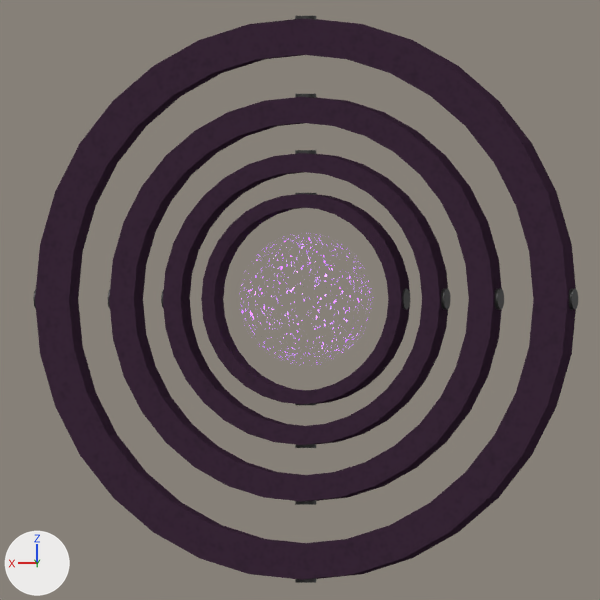
Two versions of the Blender file RiskOfRelics/src/main/resources/riskOfRelicsResources/models/ambry.blend, one commit apart.
Both versions are drawn from the file's camera 'Camera'. The axes (+X, +Y, +Z) are drawn at lower left. The lights are the same throughout.
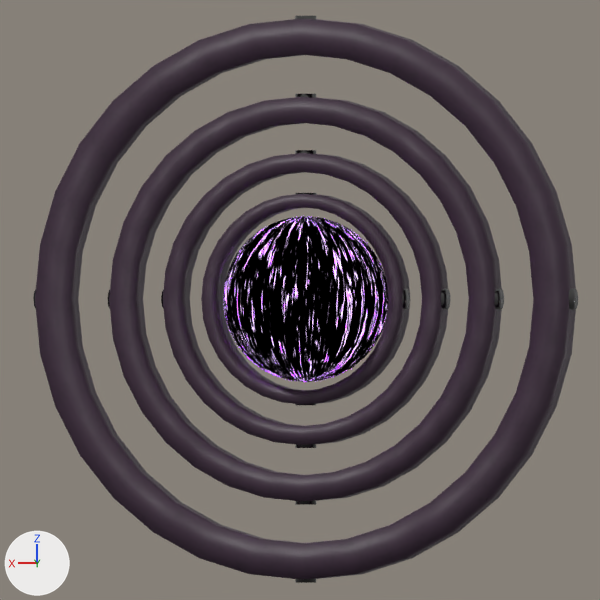
Location of each change, [x1, y1, x2, y2] in pixels of the pictures (600 x 600 px):
'Cylinder', surface changed, reshaped: [33, 16, 578, 583] in both
'Sphere', deleted: before [241, 238, 370, 363]
part 1 of me_cylinder, added: after [223, 216, 388, 382]
part 2 of me_cylinder, shading changed: [33, 16, 578, 583] in both

The change, as a diff of the scene's bpy script:
```diff
--- a/RiskOfRelics/src/main/resources/riskOfRelicsResources/models/ambry.blend.py
+++ b/RiskOfRelics/src/main/resources/riskOfRelicsResources/models/ambry.blend.py
@@ mat_material_001 @@
 n0 = _N.new('ShaderNodeOutputMaterial'); n0.name = 'Material Output'
-n1 = _N.new('ShaderNodeTexImage'); n1.name = 'Image Texture'
-n1.image = img_ambrydiff
+n3 = _N.new('ShaderNodeTexCoord'); n3.name = 'Texture Coordinate'
+n4 = _N.new('ShaderNodeMapping'); n4.name = 'Mapping'
 n2 = _N.new('ShaderNodeBsdfPrincipled'); n2.name = 'Principled BSDF'
@@ mat_material_001 @@
 n2.subsurface_method = 'RANDOM_WALK_SKIN'
-n2.inputs[2].default_value = 1.0  # 'Roughness'
-n2.inputs[13].default_value = 0.0  # 'Specular IOR Level'
+n1 = _N.new('ShaderNodeTexImage'); n1.name = 'Image Texture'
+n1.image = img_ambrydiff
 _L.new(n2.outputs[0], n0.inputs[0])  # 'BSDF' to 'Surface'
 _L.new(n1.outputs[0], n2.inputs[0])  # 'Color' to 'Base Color'
+_L.new(n3.outputs[2], n4.inputs[0])  # 'UV' to 'Vector'
+_L.new(n4.outputs[0], n1.inputs[0])  # 'Vector' to 'Vector'
@@ mat_material_002 @@
 n2 = _N.new('ShaderNodeBsdfPrincipled'); n2.name = 'Principled BSDF'
 n2.subsurface_method = 'RANDOM_WALK_SKIN'
-n2.inputs[0].default_value = (1.0, 1.0, 1.0, 1.0)  # 'Base Color', white #ffffff
-n2.inputs[2].default_value = 0.0  # 'Roughness'
+n2.inputs[2].default_value = 1.0  # 'Roughness'
+n2.inputs[13].default_value = 0.0  # 'Specular IOR Level'
 n2.inputs[28].default_value = 5.0  # 'Emission Strength'
@@ mat_material_002 @@
 n3 = _N.new('ShaderNodeTexImage'); n3.name = 'Image Texture.001'
 n1 = _N.new('ShaderNodeTexImage'); n1.name = 'Image Texture'
 n3.image = img_energyalpha
+n4 = _N.new('ShaderNodeTexCoord'); n4.name = 'Texture Coordinate'
+n5 = _N.new('ShaderNodeMapping'); n5.name = 'Mapping'
+n5.inputs[3].default_value = (1.0, 0.2, 1.0)  # 'Scale'
 _L.new(n2.outputs[0], n0.inputs[0])  # 'BSDF' to 'Surface'
 _L.new(n1.outputs[0], n2.inputs[27])  # 'Color' to 'Emission Color'
-_L.new(n3.outputs[0], n2.inputs[4])  # 'Color' to 'Alpha'
+_L.new(n4.outputs[2], n5.inputs[0])  # 'UV' to 'Vector'
+_L.new(n3.outputs[0], n2.inputs[0])  # 'Color' to 'Base Color'
+_L.new(n5.outputs[0], n3.inputs[0])  # 'Vector' to 'Vector'
+_L.new(n5.outputs[0], n1.inputs[0])  # 'Vector' to 'Vector'
@@ me_cylinder @@
 # used by ob_cylinder; location = (0.0, 0.0, 0.0); rotation_euler = (0.0, 0.0, 1.252), in degrees (0, 0, 72)
-me_cylinder.from_pydata(...)  # 1536 vertices, 1568 faces; spans x -0.14..0.14, y -2.69..2.69, z -2.69..2.69
+me_cylinder.from_pydata(...)  # 2018 vertices, 2080 faces; spans x -0.79..0.79, y -2.69..2.69, z -2.69..2.69
+# me_cylinder part 1: a new loose piece, a UV sphere (32 segments, 16 rings, poles along z) spanning x -0.79..0.79, y -0.79..0.79, z -0.79..0.79, in mat_material_002
+# me_cylinder part 2: 1568 kept faces spanning x -0.14..0.14, y -2.69..2.69, z -2.69..2.69 are now shaded smooth
 me_cylinder.materials.append(mat_material_001)
 me_cylinder.materials.append(mat_material)
+me_cylinder.materials.append(mat_material_002)
@@ ob_sphere @@
-ob_sphere = bpy.data.objects.new('Sphere', me_sphere)
```
